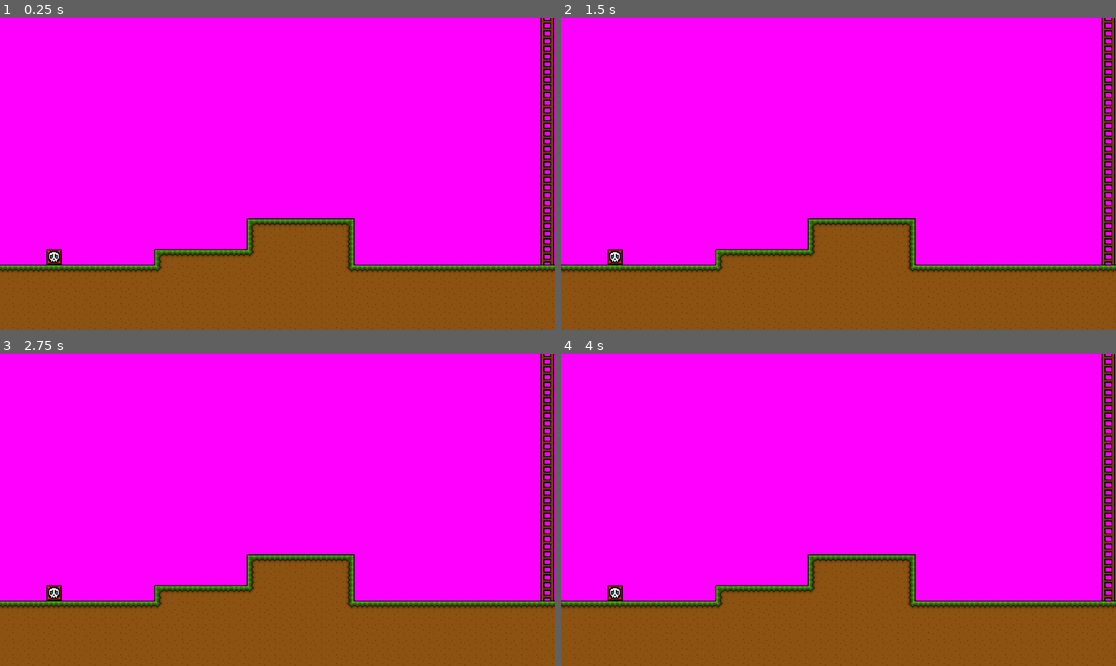
Above: before the commit, frames 1-4 (two rows, left to right).
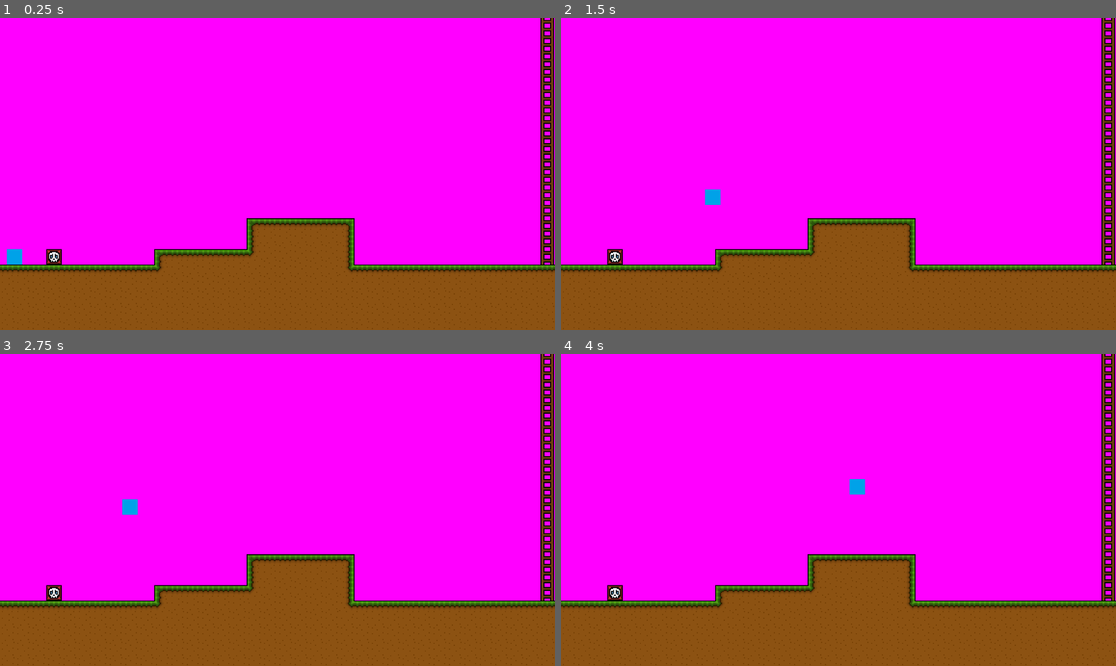
Above: after the commit, the same moments.

Repository: Oujou/Kookosklubi
Game: Godot game, scene res://scenes/main.tscn
The game is run twice, just before and just after one commit, with the same random seed, the same clock (stepped at 60 frames per second) and the same inputs.
Inputs:
- Up to frame 1 (0.25 s): no input
- Up to frame 2 (1.5 s): tap Enter (ui_accept) at 0.5, 0.6, 0.77, 1.07, 1.35 s; hold Right (ui_right) from 0.53 s (still down)
- Up to frame 3 (2.75 s): tap Enter (ui_accept) at 1.52, 1.82, 2.1 s; release Right (ui_right) at 2.03 s; hold Left (ui_left) from 2.03 s (still down)
- Up to frame 4 (4 s): release Left (ui_left) at 2.78 s; hold Right (ui_right) from 2.78 s (still down); tap Enter (ui_accept) at 2.85, 3.02, 3.32, 3.6, 3.77 s

The runs differ from the first frame. In frame 1, 0.1% of the frame differs, in the area x 1-5%, y 73-80%; in frame 2, 0.1%, in the area x 25-29%, y 54-60%; in frame 3, 0.1%; in frame 4, 0.1%.

Commit message:
Lisätty päähahmon liikkuminen

Diff:
--- /dev/null
+++ b/assets/characters/models/playermodel_01/scripts/päähahmo.gd
@@ -0,0 +1,28 @@
+extends CharacterBody2D
+
+
+const SPEED = 300.0
+const JUMP_VELOCITY = -600.0
+
+# Get the gravity from the project settings to be synced with RigidBody nodes.
+var gravity = ProjectSettings.get_setting("physics/2d/default_gravity")
+
+
+func _physics_process(delta):
+	# Add the gravity.
+	if not is_on_floor():
+		velocity.y += gravity * delta
+
+	# Handle Jump.
+	if Input.is_action_just_pressed("ui_accept") and is_on_floor():
+		velocity.y = JUMP_VELOCITY
+
+	# Get the input direction and handle the movement/deceleration.
+	# As good practice, you should replace UI actions with custom gameplay actions.
+	var direction = Input.get_axis("ui_left", "ui_right")
+	if direction:
+		velocity.x = direction * SPEED
+	else:
+		velocity.x = move_toward(velocity.x, 0, SPEED)
+
+	move_and_slide()
--- a/scenes/main.tscn
+++ b/scenes/main.tscn
@@ -1,7 +1,7 @@
-[gd_scene load_steps=7 format=3 uid="uid://c8en08jbxntl1"]
+[gd_scene load_steps=6 format=3 uid="uid://c8en08jbxntl1"]
 
 [ext_resource type="Texture2D" uid="uid://b6yq758236gb1" path="res://assets/graphics/tilesets/Tilesetti2.png" id="1_kynh3"]
-[ext_resource type="Texture2D" uid="uid://rw0cwhhkyt47" path="res://assets/characters/models/playermodel_01/graphics/playermodel_01.png" id="2_1iuty"]
+[ext_resource type="PackedScene" uid="uid://brfg48m3bt86v" path="res://scenes/päähahmo.tscn" id="2_lpoxu"]
 
 [sub_resource type="PlaceholderTexture2D" id="PlaceholderTexture2D_jrv0n"]
 
@@ -9,38 +9,86 @@
 texture = ExtResource("1_kynh3")
 0:0/next_alternative_id = 3
 0:0/0 = 0
+0:0/0/physics_layer_0/linear_velocity = Vector2(0, 0)
+0:0/0/physics_layer_0/angular_velocity = 0.0
+0:0/0/physics_layer_0/polygon_0/points = PackedVector2Array(-8, -8, 8, -8, 8, 8, -8, 8)
 0:0/1 = 1
 0:0/1/flip_h = true
+0:0/1/physics_layer_0/linear_velocity = Vector2(0, 0)
+0:0/1/physics_layer_0/angular_velocity = 0.0
+0:0/1/physics_layer_0/polygon_0/points = PackedVector2Array(-8, -8, 8, -8, 8, 8, -8, 8)
 0:0/2 = 2
 0:0/2/flip_h = true
 0:0/2/flip_v = true
 0:0/2/transpose = true
+0:0/2/physics_layer_0/linear_velocity = Vector2(0, 0)
+0:0/2/physics_layer_0/angular_velocity = 0.0
+0:0/2/physics_layer_0/polygon_0/points = PackedVector2Array(-8, -8, 8, -8, 8, 8, -8, 8)
 1:0/next_alternative_id = 4
 1:0/0 = 0
+1:0/0/physics_layer_0/linear_velocity = Vector2(0, 0)
+1:0/0/physics_layer_0/angular_velocity = 0.0
+1:0/0/physics_layer_0/polygon_0/points = PackedVector2Array(-8, -8, 8, -8, 8, 8, -8, 8)
 1:0/2 = 2
 1:0/2/transpose = true
+1:0/2/physics_layer_0/linear_velocity = Vector2(0, 0)
+1:0/2/physics_layer_0/angular_velocity = 0.0
+1:0/2/physics_layer_0/polygon_0/points = PackedVector2Array(-8, -8, 8, -8, 8, 8, -8, 8)
 1:0/3 = 3
 1:0/3/flip_h = true
 1:0/3/transpose = true
+1:0/3/physics_layer_0/linear_velocity = Vector2(0, 0)
+1:0/3/physics_layer_0/angular_velocity = 0.0
+1:0/3/physics_layer_0/polygon_0/points = PackedVector2Array(-8, -8, 8, -8, 8, 8, -8, 8)
 2:0/0 = 0
+2:0/0/physics_layer_0/linear_velocity = Vector2(0, 0)
+2:0/0/physics_layer_0/angular_velocity = 0.0
+2:0/0/physics_layer_0/polygon_0/points = PackedVector2Array(-8, -8, 8, -8, 8, 8, -8, 8)
 3:0/next_alternative_id = 3
 3:0/0 = 0
+3:0/0/physics_layer_0/linear_velocity = Vector2(0, 0)
+3:0/0/physics_layer_0/angular_velocity = 0.0
+3:0/0/physics_layer_0/polygon_0/points = PackedVector2Array(-8, -8, 8, -8, 8, 8, -8, 8)
 3:0/1 = 1
 3:0/1/flip_h = true
+3:0/1/physics_layer_0/linear_velocity = Vector2(0, 0)
+3:0/1/physics_layer_0/angular_velocity = 0.0
+3:0/1/physics_layer_0/polygon_0/points = PackedVector2Array(-8, -8, 8, -8, 8, 8, -8, 8)
 3:0/2 = 2
+3:0/2/physics_layer_0/linear_velocity = Vector2(0, 0)
+3:0/2/physics_layer_0/angular_velocity = 0.0
+3:0/2/physics_layer_0/polygon_0/points = PackedVector2Array(-8, -8, 8, -8, 8, 8, -8, 8)
 4:0/0 = 0
+4:0/0/physics_layer_0/linear_velocity = Vector2(0, 0)
+4:0/0/physics_layer_0/angular_velocity = 0.0
+4:0/0/physics_layer_0/polygon_0/points = PackedVector2Array(-8, -8, 8, -8, 8, 8, -8, 8)
 0:1/0 = 0
+0:1/0/physics_layer_0/linear_velocity = Vector2(0, 0)
+0:1/0/physics_layer_0/angular_velocity = 0.0
+0:1/0/physics_layer_0/polygon_0/points = PackedVector2Array(-8, -8, 8, -8, 8, 8, -8, 8)
 1:1/0 = 0
+1:1/0/physics_layer_0/linear_velocity = Vector2(0, 0)
+1:1/0/physics_layer_0/angular_velocity = 0.0
+1:1/0/physics_layer_0/polygon_0/points = PackedVector2Array(-8, -8, 8, -8, 8, 8, -8, 8)
 2:1/0 = 0
+2:1/0/physics_layer_0/linear_velocity = Vector2(0, 0)
+2:1/0/physics_layer_0/angular_velocity = 0.0
+2:1/0/physics_layer_0/polygon_0/points = PackedVector2Array(-8, -8, 8, -8, 8, 8, -8, 8)
 3:1/0 = 0
+3:1/0/physics_layer_0/linear_velocity = Vector2(0, 0)
+3:1/0/physics_layer_0/angular_velocity = 0.0
+3:1/0/physics_layer_0/polygon_0/points = PackedVector2Array(-8, -8, 8, -8, 8, 8, -8, 8)
 4:1/0 = 0
+4:1/0/physics_layer_0/linear_velocity = Vector2(0, 0)
+4:1/0/physics_layer_0/angular_velocity = 0.0
 0:2/0 = 0
+0:2/0/physics_layer_0/linear_velocity = Vector2(0, 0)
+0:2/0/physics_layer_0/angular_velocity = 0.0
+0:2/0/physics_layer_0/polygon_0/points = PackedVector2Array(-8, -8, 8, -8, 8, 8, -8, 8)
 
 [sub_resource type="TileSet" id="TileSet_flhxt"]
+physics_layer_0/collision_layer = 1
 sources/0 = SubResource("TileSetAtlasSource_brv0g")
-
-[sub_resource type="RectangleShape2D" id="RectangleShape2D_cty6o"]
-size = Vector2(31.5, 32)
 
 [node name="mainNode" type="Node"]
 
@@ -58,13 +106,5 @@
 format = 2
 layer_0/tile_data = PackedInt32Array(1048576, 65536, 0, 1114112, 131072, 0, 1179648, 131072, 0, 1245184, 131072, 0, 131 …(4320 unchanged characters)…
 
-[node name="Päähahmo_container" type="CharacterBody2D" parent="."]
-visible = false
-
-[node name="Päähahmo_grafiikka_placeholder" type="Sprite2D" parent="Päähahmo_container"]
-position = Vector2(30, 490)
-texture = ExtResource("2_1iuty")
-
-[node name="Päähahmo_collider" type="CollisionShape2D" parent="Päähahmo_container"]
-position = Vector2(30.25, 490)
-shape = SubResource("RectangleShape2D_cty6o")
+[node name="Päähahmo_container" parent="." instance=ExtResource("2_lpoxu")]
+position = Vector2(0, 3)
--- /dev/null
+++ b/scenes/päähahmo.tscn
@@ -0,0 +1,18 @@
+[gd_scene load_steps=4 format=3 uid="uid://brfg48m3bt86v"]
+
+[ext_resource type="Texture2D" uid="uid://rw0cwhhkyt47" path="res://assets/characters/models/playermodel_01/graphics/playermodel_01.png" id="1_f6r5e"]
+[ext_resource type="Script" path="res://assets/characters/models/playermodel_01/scripts/päähahmo.gd" id="1_s0dba"]
+
+[sub_resource type="RectangleShape2D" id="RectangleShape2D_cty6o"]
+size = Vector2(31.5, 32)
+
+[node name="Päähahmo_container" type="CharacterBody2D"]
+script = ExtResource("1_s0dba")
+
+[node name="Päähahmo_grafiikka_placeholder" type="Sprite2D" parent="."]
+position = Vector2(30, 490)
+texture = ExtResource("1_f6r5e")
+
+[node name="Päähahmo_collider" type="CollisionShape2D" parent="."]
+position = Vector2(30.25, 490)
+shape = SubResource("RectangleShape2D_cty6o")
